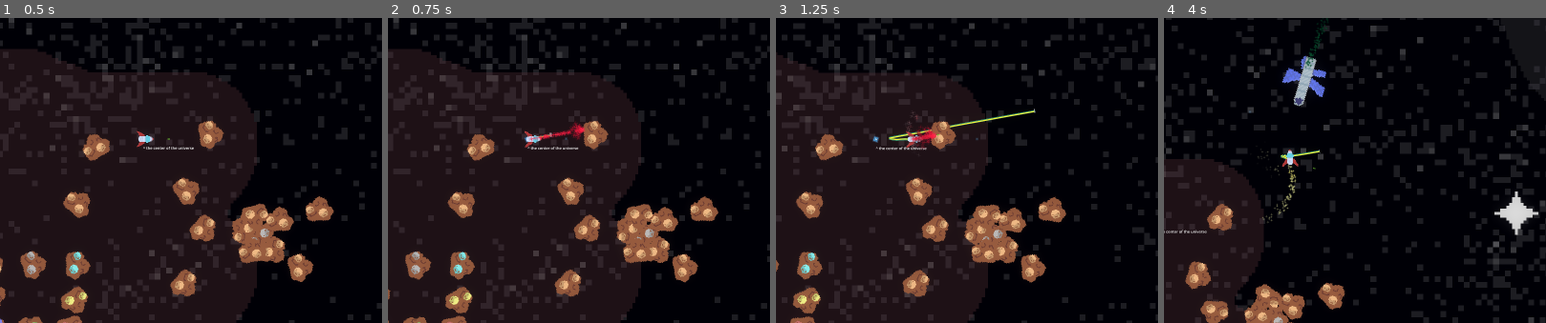
Above: before the commit, frames 1-4 (left to right).
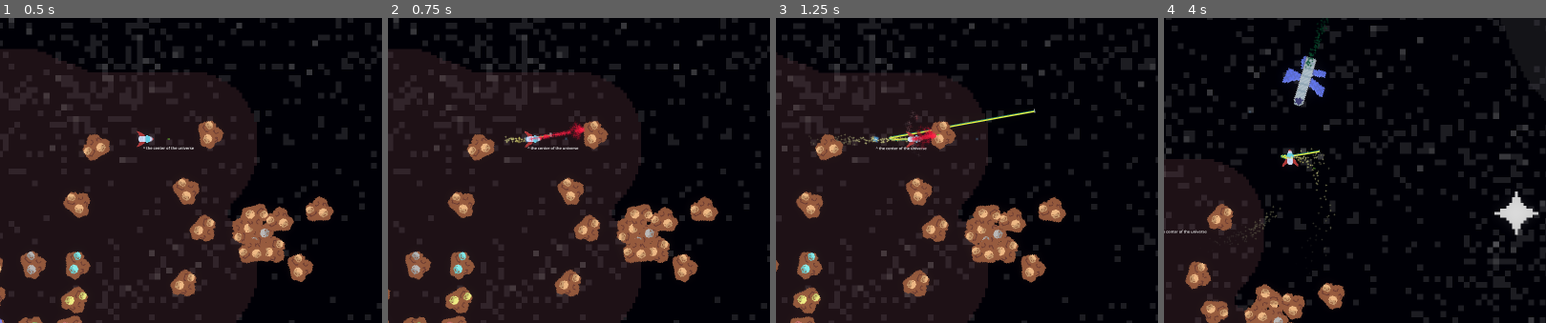
Above: after the commit, the same moments.

Repository: Bromeon/LudumDare54
Game: Godot game, scene res://Scenes/Main/Main.tscn
The game is run twice, just before and just after one commit, with the same random seed, the same clock (stepped at 60 frames per second) and the same inputs. The engine's default icon, where the game draws it, is replaced by a stand-in: a white triangle on a blue panel in a dark square.
Inputs (mouse positions are % of the whole screen's width and height, from its top left):
- Up to frame 1 (0.5 s): no input
- Up to frame 2 (0.75 s): move the mouse to (72, 45) at 0.52 s; hold D (Right) from 0.53 s (still down); hold Right mouse button (ShootLaser) from 0.53 s (still down); click (72, 45) at 0.67 s
- Up to frame 3 (1.25 s): keep holding D (Right); keep holding Right mouse button (ShootLaser)
- Up to frame 4 (4 s): move the mouse to (30, 55) at 1.27 s; release D (Right) at 1.28 s; release Right mouse button (ShootLaser) at 1.28 s; hold Ctrl (Brake) 1.28-2.03 s; tap Space (ShootTether) at 1.35, 2.85 s; click (30, 55) at 1.42 s; move the mouse to (60, 28) at 2.02 s; hold D (Right) 2.03-2.78 s; hold Right mouse button (ShootLaser) 2.03-2.78 s; click (60, 28) at 2.17 s; move the mouse to (45, 70) at 2.77 s; hold W (Up) 2.78-3.53 s; click (45, 70) at 2.92 s; move the mouse to (80, 65) at 3.52 s; hold A (Left) from 3.53 s (still down); hold Right mouse button (ShootLaser) from 3.53 s (still down); click (80, 65) at 3.67 s
The pictures show only the part of the screen within x 31-81%, y 30-80%; the shares and areas given below are measured in that part.

Frame 1 is identical in both runs. In frame 2, less than 0.1% of the frame differs, in the area x 30-37%, y 38-41%; in frame 3, 0.2%; in frame 4, 0.5%, in the area x 19-45%, y 42-78%.

Commit message:
Restore thruster particles in gamepad

Diff:
--- a/Scenes/Main/Main.tscn
+++ b/Scenes/Main/Main.tscn
@@ -224,6 +224,11 @@
 speed = 100.0
 
 [node name="PlayerShip" parent="2DRoot" instance=ExtResource("8_tj2rl")]
+THRUSTER_FORCE = 800
+MAX_VELOCITY = 300
+ROTATION_SPEED = 1.0
+BRAKE_FACTOR = 0.05
+TETHER_SHOOT_COOLDOWN = 3.0
 MAX_TETHER_LENGTH = 1000.0
 
 [node name="MiningSpots" type="Node2D" parent="2DRoot"]
--- a/Scenes/PlayerShip/PlayerShip.gd
+++ b/Scenes/PlayerShip/PlayerShip.gd
@@ -69,29 +69,20 @@
 		rotation_angle += angle
 
 		var input = Input.get_vector("Down", "Up", "Left", "Right")
-#		$MainThrust.emitting = input.x > 0
-#		$RightThrust.emitting = input.y < 0
-#		$LeftThrust.emitting = input.y > 0
-#		$ReverseThrust.emitting = input.x < 0
-#		$ReverseThrust2.emitting = input.x < 0
-#
-#		$LeftThrust.process_material.direction = to_vec3(Vector2.UP + velocity)
-#		$RightThrust.process_material.direction = to_vec3(Vector2.DOWN + velocity)
-
-		var velocity = $MainThrust.to_local(self.linear_velocity * delta)
-#		var velocity = self.linear_velocity
-		adjust_emitter($MainThrust, Vector2.LEFT, input, velocity)
-		adjust_emitter($RightThrust, Vector2.DOWN, input, velocity)
-		adjust_emitter($LeftThrust, Vector2.UP, input, velocity)
-		adjust_emitter($ReverseThrust, Vector2.RIGHT, input, velocity)
-		adjust_emitter($ReverseThrust2, Vector2.RIGHT, input, velocity)
+		emit_thruster_particles(input, delta)
 
 		move_dir = input.rotated(rotation_angle)
 
 
-
 	else:
 		move_dir = Input.get_vector("Left", "Right", "Up", "Down")
+		var aligned_move_dir = Transform2D(rotation_angle, Vector2()).basis_xform_inv(move_dir)
+
+		# set threshold for left/right, otherwise side thrusters are always on
+		if abs(aligned_move_dir.y) < 0.3:
+			aligned_move_dir.y = 0
+
+		emit_thruster_particles(aligned_move_dir, delta)
 
 
 	apply_force(move_dir * THRUSTER_FORCE)
@@ -134,9 +125,22 @@
 	else:
 		$Laser.deactivate()
 
+func emit_thruster_particles(input: Vector2, delta: float) -> void:
+
+		var velocity = $MainThrust.to_local(self.linear_velocity * delta)
+#		var velocity = self.linear_velocity
+		adjust_emitter($MainThrust, Vector2.LEFT, input, velocity)
+		adjust_emitter($RightThrust, Vector2.DOWN, input, velocity)
+		adjust_emitter($LeftThrust, Vector2.UP, input, velocity)
+		adjust_emitter($ReverseThrust, Vector2.RIGHT, input, velocity)
+		adjust_emitter($ReverseThrust2, Vector2.RIGHT, input, velocity)
+
+
 static func adjust_emitter(thrust: GPUParticles2D, axis: Vector2, input: Vector2, velocity: Vector2):
+#	var threshold =
+
 	# if there is a component in positive direction of axis
-	thrust.emitting = input.dot(axis) < 0
+	thrust.emitting = input.dot(axis) < 0 # && input.length() > THRESHOLD
 
 #	print(velocity)
 	# attempt to adjust to velocityw
@@ -165,7 +169,7 @@
 	$AimPivot.rotation = Vector2.RIGHT.angle_to(aim_dir)
 
 func player_uses_mouse() -> bool:
-	print("USES MOUSE", last_mouse_aim >= last_controller_aim)
+#	print("USES MOUSE", last_mouse_aim >= last_controller_aim)
 	return last_mouse_aim >= last_controller_aim
 
 func shoot_tether():
